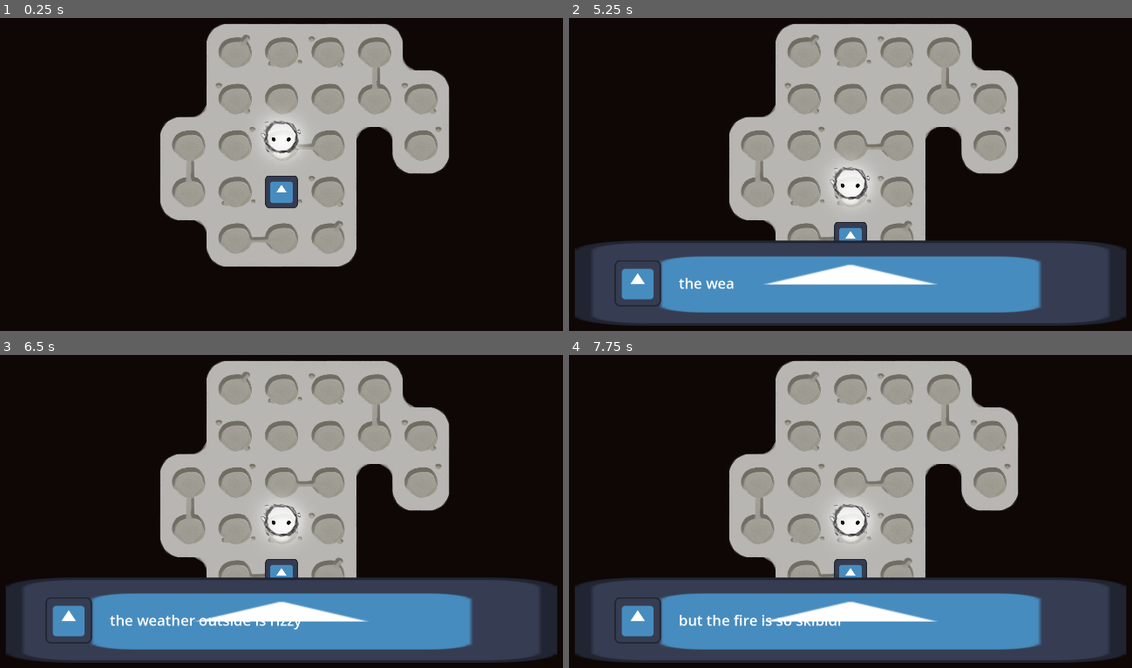
Above: before the commit, frames 1-4 (two rows, left to right).
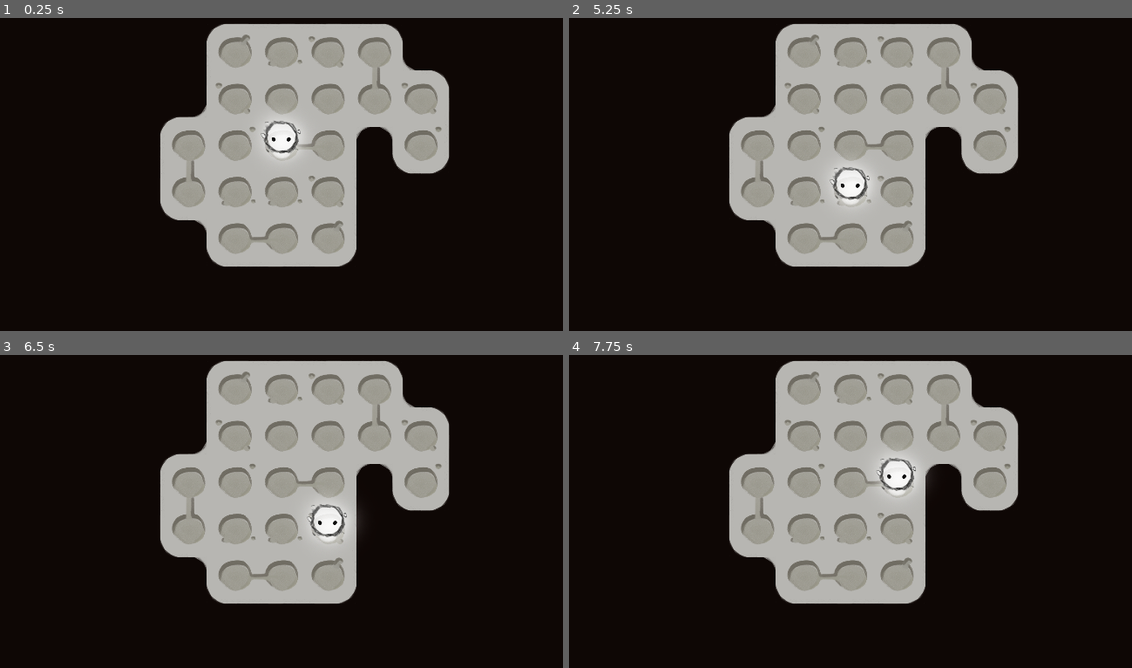
Above: after the commit, the same moments.

Repository: Lukko-Digital/brackeys-jam-2025-1
Game: Godot game, scene res://src/main.tscn
Same seed, same stepped clock (60 frames per second), same inputs: the game is played once before the commit and once after it. The engine's default icon, where the game draws it, is replaced by a stand-in: a white triangle on a blue panel in a dark square.
Inputs:
- Up to frame 1 (0.25 s): no input
- Up to frame 2 (5.25 s): tap Enter at 0.5, 2, 3.5 s; hold D (right) 0.53-1.28 s; hold E (interact) 0.53-1.28 s; tap Space at 1.25, 2.75, 4.25 s; hold S (down) 1.28-2.03 s; tap E (interact) at 1.35, 2.85, 4.35 s; hold D (right) 2.03-2.78 s; hold E (interact) 2.03-2.78 s; hold W (up) 2.78-3.53 s; hold E (interact) 3.53-4.28 s; hold A (left) 3.53-5.03 s; hold S (down) from 5.03 s (still down); hold E (interact) from 5.03 s (still down)
- Up to frame 3 (6.5 s): release S (down) at 5.78 s; release E (interact) at 5.78 s; hold D (right) from 5.78 s (still down); tap E (interact) at 5.85 s
- Up to frame 4 (7.75 s): release D (right) at 6.53 s; hold W (up) 6.53-7.28 s; hold E (interact) 6.53-7.28 s; hold D (right) from 7.28 s (still down); tap E (interact) at 7.35 s

The runs differ from the first frame. In frame 1, 0.6% of the frame differs, in the area x 47-53%, y 50-62%; in frame 2, 27%; in frame 3, 28%; in frame 4, 28%, in the area x 1-99%, y 32-99%.

Commit message:
bool and int variables

Diff:
--- a/src/main.tscn
+++ b/src/main.tscn
@@ -1,10 +1,8 @@
-[gd_scene load_steps=8 format=4 uid="uid://v2ewo3rlxyb0"]
+[gd_scene load_steps=6 format=4 uid="uid://v2ewo3rlxyb0"]
 
 [ext_resource type="PackedScene" uid="uid://jqd3vdbka4dr" path="res://src/player.tscn" id="1_x5b67"]
 [ext_resource type="Texture2D" uid="uid://p66eqnj8av28" path="res://assets/environment/floor-tileset.png" id="3_ewewc"]
 [ext_resource type="TileSet" uid="uid://b76syh2ohmwnl" path="res://src/tilesets/walkable_tileset.tres" id="3_xhxkg"]
-[ext_resource type="PackedScene" uid="uid://cww6s3tekv80" path="res://src/variable.tscn" id="4_0ltic"]
-[ext_resource type="PackedScene" uid="uid://b5u657gc8khdl" path="res://src/dialogue/interactable_component.tscn" id="5_4k02u"]
 
 [sub_resource type="TileSetAtlasSource" id="TileSetAtlasSource_40t2f"]
 texture = ExtResource("3_ewewc")
@@ -49,11 +47,3 @@
 
 [node name="Player" parent="." instance=ExtResource("1_x5b67")]
 collision_layer = 1
-
-[node name="Variable2" parent="." instance=ExtResource("4_0ltic")]
-position = Vector2(0, 256)
-
-[node name="InteractableComponent" parent="Variable2" instance=ExtResource("5_4k02u")]
-dialogue_text = "the weather outside is rizzy
-
-but the fire is so skibidi"
--- a/src/variable.gd
+++ /dev/null
@@ -1,2 +0,0 @@
-extends Moveable
-class_name Variable
--- a/src/variable.tscn
+++ /dev/null
@@ -1,16 +0,0 @@
-[gd_scene load_steps=4 format=3 uid="uid://cww6s3tekv80"]
-
-[ext_resource type="PackedScene" uid="uid://cqclrtr33c78n" path="res://src/moveable.tscn" id="1_iuknu"]
-[ext_resource type="Texture2D" uid="uid://chva80djaftd3" path="res://icon.svg" id="1_lsho1"]
-
-[sub_resource type="RectangleShape2D" id="RectangleShape2D_n8ndr"]
-size = Vector2(180, 180)
-
-[node name="Variable" instance=ExtResource("1_iuknu")]
-
-[node name="CollisionShape2D" type="CollisionShape2D" parent="." index="1"]
-shape = SubResource("RectangleShape2D_n8ndr")
-
-[node name="Sprite2D" type="Sprite2D" parent="." index="2"]
-scale = Vector2(1.40625, 1.40625)
-texture = ExtResource("1_lsho1")
--- /dev/null
+++ b/src/variables/boolean_variable.gd
@@ -0,0 +1,2 @@
+extends Moveable
+class_name BooleanVariable
--- /dev/null
+++ b/src/variables/boolean_variable.tscn
@@ -0,0 +1,37 @@
+[gd_scene load_steps=6 format=3 uid="uid://dasp8fxadwybx"]
+
+[ext_resource type="PackedScene" uid="uid://cqclrtr33c78n" path="res://src/moveable.tscn" id="1_t1stv"]
+[ext_resource type="Script" path="res://src/variables/boolean_variable.gd" id="2_6qovb"]
+[ext_resource type="Texture2D" uid="uid://chva80djaftd3" path="res://icon.svg" id="2_nilki"]
+
+[sub_resource type="RectangleShape2D" id="RectangleShape2D_tjdqe"]
+size = Vector2(180, 180)
+
+[sub_resource type="SpriteFrames" id="SpriteFrames_lyvsu"]
+animations = [{
+"frames": [{
+"duration": 1.0,
+"texture": ExtResource("2_nilki")
+}],
+"loop": true,
+"name": &"false",
+"speed": 5.0
+}, {
+"frames": [{
+"duration": 1.0,
+"texture": ExtResource("2_nilki")
+}],
+"loop": true,
+"name": &"true",
+"speed": 5.0
+}]
+
+[node name="BooleanVariable" instance=ExtResource("1_t1stv")]
+script = ExtResource("2_6qovb")
+
+[node name="CollisionShape2D" type="CollisionShape2D" parent="." index="1"]
+shape = SubResource("RectangleShape2D_tjdqe")
+
+[node name="AnimatedSprite2D" type="AnimatedSprite2D" parent="." index="2"]
+sprite_frames = SubResource("SpriteFrames_lyvsu")
+animation = &"false"
--- /dev/null
+++ b/src/variables/integer_variable.gd
@@ -0,0 +1,2 @@
+extends Moveable
+class_name IntegerVariable
--- /dev/null
+++ b/src/variables/integer_variable.tscn
@@ -0,0 +1,29 @@
+[gd_scene load_steps=5 format=3 uid="uid://hft450rf86d7"]
+
+[ext_resource type="PackedScene" uid="uid://cqclrtr33c78n" path="res://src/moveable.tscn" id="1_8w2qr"]
+[ext_resource type="Script" path="res://src/variables/integer_variable.gd" id="2_dl1nd"]
+[ext_resource type="Texture2D" uid="uid://chva80djaftd3" path="res://icon.svg" id="2_rgn16"]
+
+[sub_resource type="RectangleShape2D" id="RectangleShape2D_tf1me"]
+size = Vector2(180, 180)
+
+[node name="IntegerVariable" instance=ExtResource("1_8w2qr")]
+script = ExtResource("2_dl1nd")
+
+[node name="CollisionShape2D" type="CollisionShape2D" parent="." index="1"]
+shape = SubResource("RectangleShape2D_tf1me")
+
+[node name="Sprite2D" type="Sprite2D" parent="." index="2"]
+texture = ExtResource("2_rgn16")
+
+[node name="Label" type="Label" parent="." index="3"]
+anchors_preset = 15
+anchor_right = 1.0
+anchor_bottom = 1.0
+grow_horizontal = 2
+grow_vertical = 2
+theme_override_colors/font_color = Color(0, 0, 0, 1)
+theme_override_font_sizes/font_size = 50
+text = "1"
+horizontal_alignment = 1
+vertical_alignment = 1
